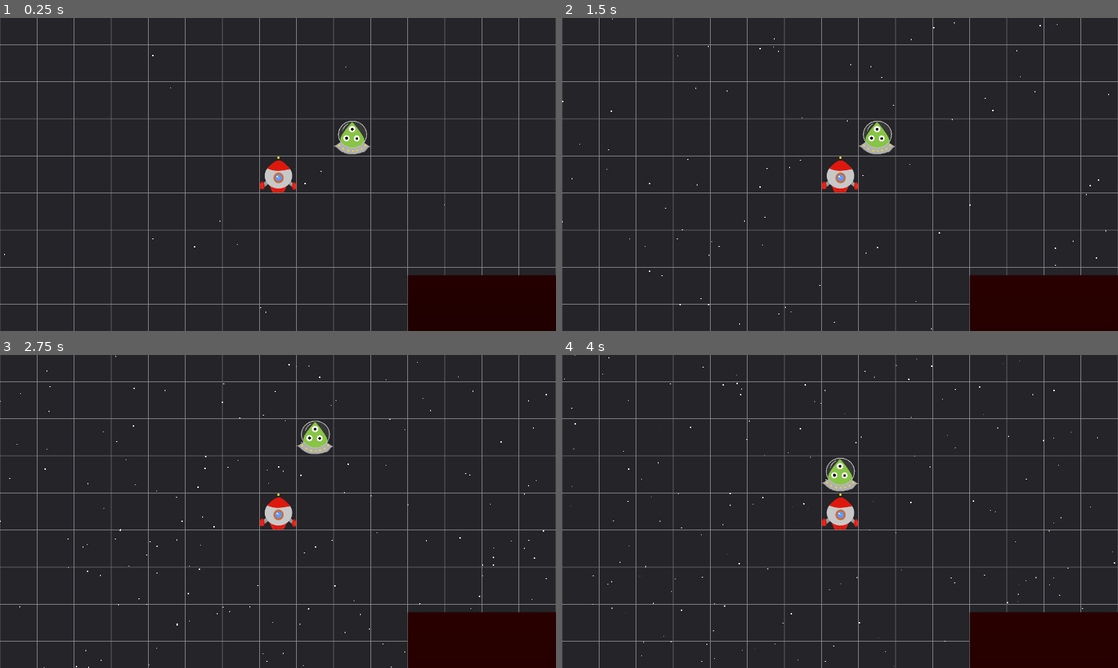
Above: before the commit, frames 1-4 (two rows, left to right).
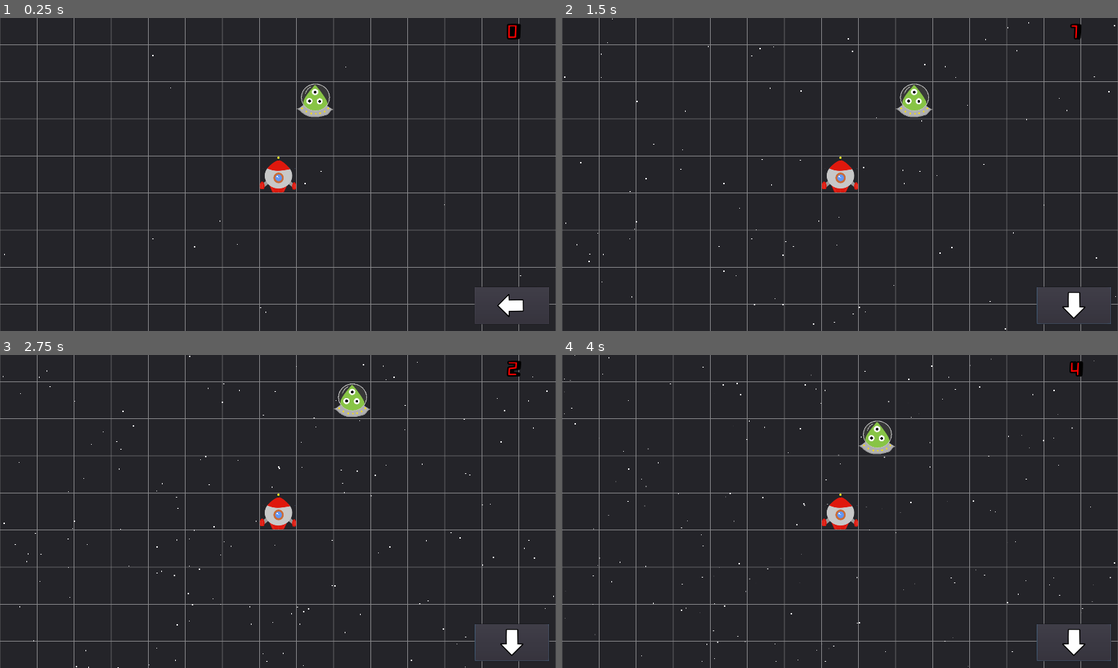
Above: after the commit, the same moments.

Repository: blongty/Meibossama
Game: Godot game, scene res://Levels/main.tscn
Two runs of this game, one before a commit and one after it. Both use one fixed random seed, a clock stepped at 60 frames per second and the inputs below. The project has no main scene, so this scene is started directly.
Inputs (mouse positions are in pixels of both pictures, inside the frame that each line leads up to; where the layout moved, square brackets give the same spot in the first picture):
- Up to frame 1 (0.25 s): no input
- Up to frame 2 (1.5 s): click (1073, 305) [1045, 302] at 0.5 s; tap Enter at 1.25 s; hold Right (ui_right) from 1.28 s (still down)
- Up to frame 3 (2.75 s): release Right (ui_right) at 2.03 s; hold Down (ui_down) from 2.03 s (still down)
- Up to frame 4 (4 s): release Down (ui_down) at 2.78 s; hold Right (ui_right) 2.78-3.53 s; hold Up (ui_up) from 3.53 s (still down)

The runs differ from the first frame. In frame 1, 5.7% of the frame differs, in the area x 53-100%, y 1-100%; in frame 2, 5.7%; in frame 3, 5.8%, in the area x 0-100%, y 0-100%; in frame 4, 5.8%.

Commit message:
Arrow for gameplay, scoring, scoring stops on death

Diff:
--- a/Characters/Player/Player.gd
+++ b/Characters/Player/Player.gd
@@ -3,7 +3,6 @@
 export(NodePath) var tilemap_reference
 export(bool) var debug_movement
 export(NodePath) var sprite_ref
-export(NodePath) var UI_ref
 
 var location = Vector2()
 var speed = 128
@@ -11,14 +10,14 @@
 
 var map
 var sprite
-var UI
+var root
 
-signal destroyed
+signal player_destroyed
 
 func _ready():
+	root = get_tree().get_current_scene()
 	map = get_node(tilemap_reference)
 	sprite = get_node(sprite_ref)
-	UI = get_node(UI_ref)
 
 	if map != null:
 		location = map.map_to_world(Vector2(0,0)) + Vector2(64, 64)
@@ -27,13 +26,10 @@
 		location == get_position()
 		print("Warning: If player is in actual game, make sure Tilemap Reference is assigned, otherwise grid generation will not function.")
 
-	if UI == null:
-		print("Warning: Action button reference not assigned on main scene.")
-	else:
-		connect("destroyed", UI, "_on_player_destroyed")
-
 	if sprite == null:
 		print("Warning: Sprite reference on player not assigned. Will cause unexpected behavior when destroyed in main scene.")
+
+	connect("player_destroyed", root, "_on_player_destroyed")
 
 func _physics_process(delta):
 	if debug_movement:
@@ -71,5 +67,5 @@
 	set_position(location)
 
 func _on_hitbox_area_entered(area):
-	emit_signal("destroyed")
+	emit_signal("player_destroyed")
 	sprite.set_visible(false)
--- a/Environment/Enemy/Projectile.gd
+++ b/Environment/Enemy/Projectile.gd
@@ -20,7 +20,7 @@
 func move_down():
 	direction.y = 1
 
-func move_op_right():
+func move_right():
 	direction.x = 1
 
 func move_left():
--- /dev/null
+++ b/Levels/main.gd
@@ -0,0 +1,40 @@
+extends Node2D
+
+export(NodePath) var UI_ref
+
+var _score = 0
+var _time = 0
+var _ongoing = false
+var UI
+
+signal score_changed
+
+
+func _ready():
+	UI = get_node(UI_ref)
+	start_game()
+
+func _process(delta):
+	if _ongoing:
+		_time = _time + delta
+		if _score != int(_time):
+			_score = int(_time)
+			emit_signal("score_changed", get_score())
+
+func start_scoring(b:bool):
+	_ongoing = b
+
+func get_score():
+	return _score
+
+func start_game():
+	start_scoring(true)
+	UI.button_enable(true)
+	connect('score_changed', UI, 'update_ui_score')
+
+func _on_player_destroyed():
+	game_over()
+
+func game_over():
+	UI.button_enable(false)
+	start_scoring(false)
--- a/Levels/main.tscn
+++ b/Levels/main.tscn
@@ -1,23 +1,27 @@
-[gd_scene load_steps=7 format=2]
+[gd_scene load_steps=8 format=2]
 
 [ext_resource path="res://Characters/Player/Player.tscn" type="PackedScene" id=1]
 [ext_resource path="res://Environment/Grid.tscn" type="PackedScene" id=2]
 [ext_resource path="res://UI/Gameplay/UI.tscn" type="PackedScene" id=3]
 [ext_resource path="res://UI/Stars Particles.tscn" type="PackedScene" id=4]
 [ext_resource path="res://Environment/Enemy/Projectile.tscn" type="PackedScene" id=5]
+[ext_resource path="res://Levels/main.gd" type="Script" id=6]
 
 [sub_resource type="RectangleShape2D" id=1]
 extents = Vector2( 1440, 810 )
 
-[node name="Root" type="Node2D"]
+[node name="Main" type="Node2D"]
+script = ExtResource( 6 )
+UI_ref = NodePath("../Main/Player/Camera2D/CenterContainer/UI")
 
 [node name="Grid" parent="." instance=ExtResource( 2 )]
 modulate = Color( 1, 1, 1, 0.54902 )
 
 [node name="Player" parent="." instance=ExtResource( 1 )]
-tilemap_reference = NodePath("../../Root/Grid")
+position = Vector2( 64, -64 )
+tilemap_reference = NodePath("../Grid")
 debug_movement = true
-UI_ref = NodePath("Camera2D/CenterContainer/UI")
+sprite_ref = NodePath("../../Main/Player/Sprite")
 
 [node name="Backgroun" type="Node2D" parent="Player"]
 z_index = -1
@@ -53,7 +57,6 @@
 }
 
 [node name="UI" parent="Player/Camera2D/CenterContainer" instance=ExtResource( 3 )]
-modulate = Color( 1, 0, 0, 1 )
 anchor_right = 0.0
 anchor_bottom = 0.0
 margin_left = -960.0
@@ -63,4 +66,4 @@
 player_reference = NodePath("../../..")
 
 [node name="Enemy" parent="." instance=ExtResource( 5 )]
-position = Vector2( 320, -64 )
+position = Vector2( 192, -192 )
--- a/UI/Action/Button.gd
+++ b/UI/Action/Button.gd
@@ -1,42 +1,53 @@
 extends Button
 
 var player
-var ui_root
+export(NodePath) var main_ref
 var enabled = false
+var main
+var choice
+export(Array, Texture) var arrow_icons
+
+enum {UP, RIGHT, DOWN, LEFT}
 
 func _ready():
-	enabled = true
-	ui_root = get_parent()
-	player = ui_root.get_node(ui_root.player_reference)
+	enabled = false
+	main = get_node(main_ref)
+	player = main.get_node(main.player_reference)
+
+	choice = randi()%4
+	set_button_icon(arrow_icons[choice])
 
 func _on_Button_pressed():
 	if !enabled:
 		return
 
-	var choice
+
 
 	# Generate a integer between 1 and 4 inclusively
-	choice = randi()%4+1
 
 	# If 1, print something
-	if choice == 1:
+	if choice == UP:
 		player.move_up()
 		print('moved up')
 
 	# Else if 2, print something else
-	elif choice == 2:
+	elif choice == DOWN:
 		player.move_down()
 		print('moved down')
 
 	# else if 3, print something else
-	elif choice == 3:
+	elif choice == RIGHT:
 		player.move_right()
 		print('moved right')
 
 	# else if 4, do something eauingjkaeng
-	elif choice == 4:
+	elif choice == LEFT:
 		player.move_left()
 		print('moved left')
 
+	choice = randi()%4
+	set_button_icon(arrow_icons[choice])
+
+
 func enable(b: bool):
 	enabled = b
--- a/UI/Action/Button.tscn
+++ b/UI/Action/Button.tscn
@@ -1,14 +1,19 @@
-[gd_scene load_steps=2 format=2]
+[gd_scene load_steps=6 format=2]
 
 [ext_resource path="res://UI/Action/Button.gd" type="Script" id=1]
+[ext_resource path="res://Art/down arrow.png" type="Texture" id=2]
+[ext_resource path="res://Art/up arrow.png" type="Texture" id=3]
+[ext_resource path="res://Art/right arrow.png" type="Texture" id=4]
+[ext_resource path="res://Art/left arrow.png" type="Texture" id=5]
 
 [node name="Button" type="Button"]
-modulate = Color( 0.576471, 0.298039, 0.298039, 1 )
 margin_right = 256.0
 margin_bottom = 64.0
 rect_min_size = Vector2( 256, 128 )
+expand_icon = true
 script = ExtResource( 1 )
 __meta__ = {
 "_edit_use_anchors_": false
 }
+arrow_icons = [ ExtResource( 3 ), ExtResource( 4 ), ExtResource( 2 ), ExtResource( 5 ) ]
 [connection signal="pressed" from="." to="." method="_on_Button_pressed"]
--- a/UI/Gameplay/Score.gd
+++ b/UI/Gameplay/Score.gd
@@ -1,12 +1 @@
 extends Label
-
-var time = 0
-
-
-func _process(delta):
-	# delta is the amount of time that has passed between this frame and the next frame
-	# using that, try to create a stopwatch
-	time = time + delta
-	set_text(str(int(time)))
-
-	pass
--- a/UI/Gameplay/Score.tscn
+++ b/UI/Gameplay/Score.tscn
@@ -10,15 +10,16 @@
 font_data = ExtResource( 2 )
 
 [node name="Label" type="Label"]
-margin_left = 273.642
-margin_top = 126.81
-margin_right = 410.642
-margin_bottom = 207.81
+margin_right = 200.0
+margin_bottom = 80.0
+rect_min_size = Vector2( 200, 80 )
 custom_fonts/font = SubResource( 1 )
 custom_colors/font_color = Color( 1, 0, 0, 1 )
 custom_colors/font_color_shadow = Color( 0, 0, 0, 1 )
 custom_constants/shadow_offset_x = 10
-text = "0:00"
+text = "0"
+align = 1
+valign = 1
 script = ExtResource( 1 )
 __meta__ = {
 "_edit_use_anchors_": false
--- a/UI/Gameplay/UI.gd
+++ b/UI/Gameplay/UI.gd
@@ -3,5 +3,16 @@
 export(NodePath) var player_reference
 export(NodePath) var button_reference
 
+var button
+
+func _ready():
+	button = get_node(button_reference)
+
 func _on_player_destroyed():
-	get_node("Button").enable(false)
+	button.enable(false)
+
+func button_enable(b:bool):
+	button.enable(b)
+
+func update_ui_score(s:int):
+	get_node("MarginContainer/Label").set_text(str(s))
--- a/UI/Gameplay/UI.tscn
+++ b/UI/Gameplay/UI.tscn
@@ -1,7 +1,8 @@
-[gd_scene load_steps=3 format=2]
+[gd_scene load_steps=4 format=2]
 
 [ext_resource path="res://UI/Gameplay/UI.gd" type="Script" id=1]
 [ext_resource path="res://UI/Action/Button.tscn" type="PackedScene" id=2]
+[ext_resource path="res://UI/Gameplay/Score.tscn" type="PackedScene" id=3]
 
 [node name="UI" type="Control"]
 anchor_right = 1.0
@@ -11,13 +12,37 @@
 __meta__ = {
 "_edit_use_anchors_": false
 }
+button_reference = NodePath("MarginContainer2/Button")
 
-[node name="Button" parent="." instance=ExtResource( 2 )]
+[node name="MarginContainer2" type="MarginContainer" parent="."]
 anchor_left = 1.0
 anchor_top = 1.0
 anchor_right = 1.0
 anchor_bottom = 1.0
-margin_left = -512.0
-margin_top = -192.0
-margin_right = 0.0
-margin_bottom = 0.0
+margin_left = -280.0
+margin_top = -152.0
+custom_constants/margin_right = 24
+custom_constants/margin_bottom = 24
+__meta__ = {
+"_edit_use_anchors_": false
+}
+
+[node name="Button" parent="MarginContainer2" instance=ExtResource( 2 )]
+margin_bottom = 128.0
+main_ref = NodePath("../..")
+
+[node name="MarginContainer" type="MarginContainer" parent="."]
+anchor_left = 1.0
+anchor_right = 1.0
+margin_left = -300.0
+margin_bottom = 80.0
+custom_constants/margin_right = 0
+custom_constants/margin_top = 24
+__meta__ = {
+"_edit_use_anchors_": false
+}
+
+[node name="Label" parent="MarginContainer" instance=ExtResource( 3 )]
+margin_top = 24.0
+margin_right = 300.0
+margin_bottom = 104.0
